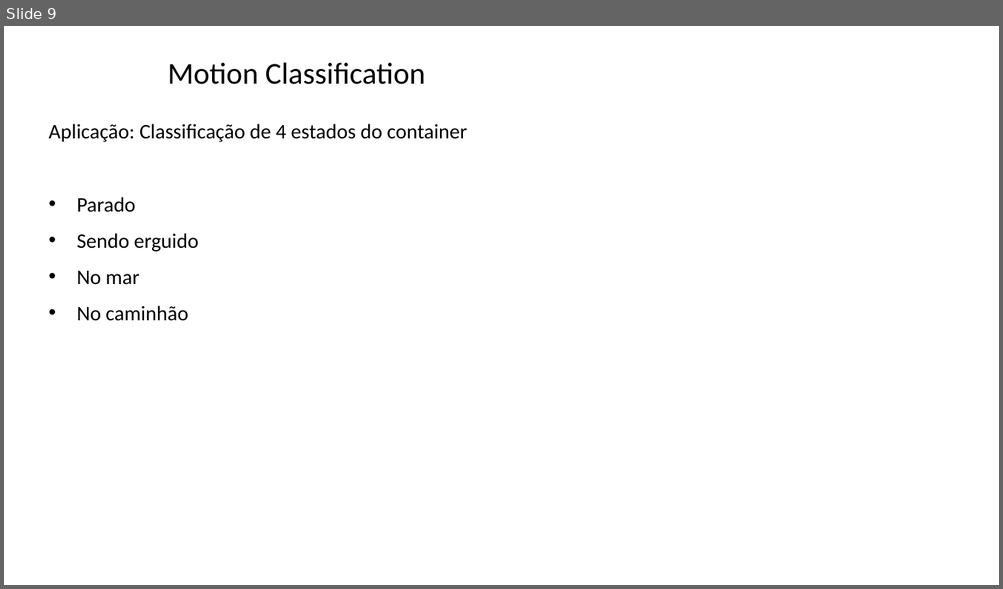
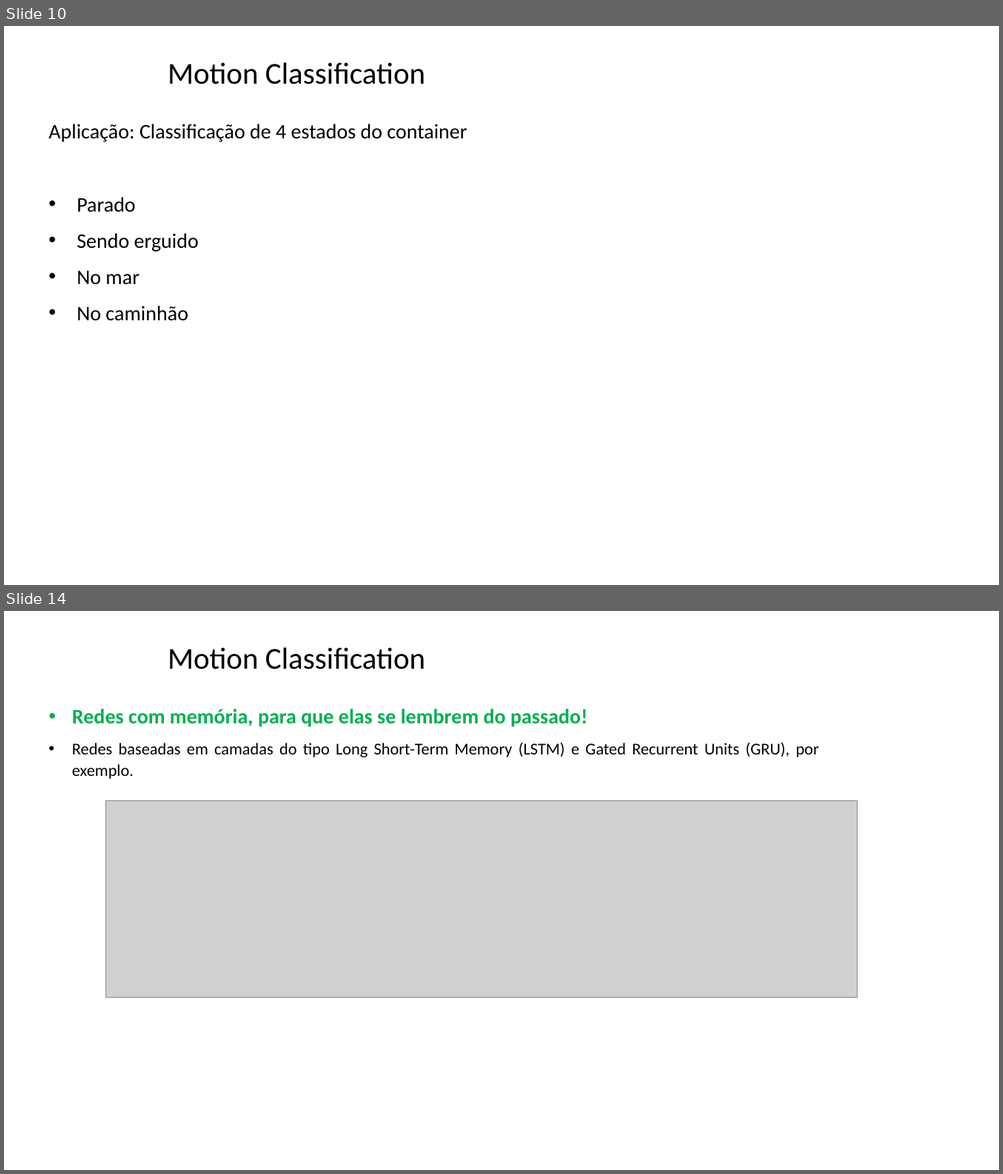
Before and after one commit to zz4fap/tp557-iot-ml, a slide deck: slides/TP557_15_classificação de movimentos.pptx. Shown one above the other, each under a label of ours: slide 9 before the commit, slides 10 and 14 after it; the slides between them are not shown. The pictures are 1003x589 and 1003x1174 pixels, drawn with LibreOffice and Linux fonts; fonts in the diff are those of the drawing; grey boxes stand for pictures; background and template pictures are left out. Boxes give left, top, right and bottom in pixels: in the first picture for what was removed or moved away, otherwise in the second. Text is boxed around its words. In the diff, an @@ line names an element or a change of style, - is before the commit and + after.

```diff
--- a/slides/TP557_15_classificação de movimentos.pptx
+++ b/slides/TP557_15_classificação de movimentos.pptx
@@ slide 14 added at (4,611,999,1170), background picture (left out) @@
@@ title added at (168,647,425,669), 29.3 pt, text #000000 @@
+Motion Classification
@@ text added at (72,709,819,779), 16 pt, text #000000 @@
+• Redes com memória, para que elas se lembrem do passado!
+• Redes baseadas em camadas do tipo Long Short-Term Memory (LSTM) e Gated Recurrent Units (GRU), por exemplo.
@@ picture added at (105,800,856,997) @@
@@ what was slide 9 is now slide 10 @@
```
Also in this commit, not shown: 8 slides changed, 2 other slides added.
